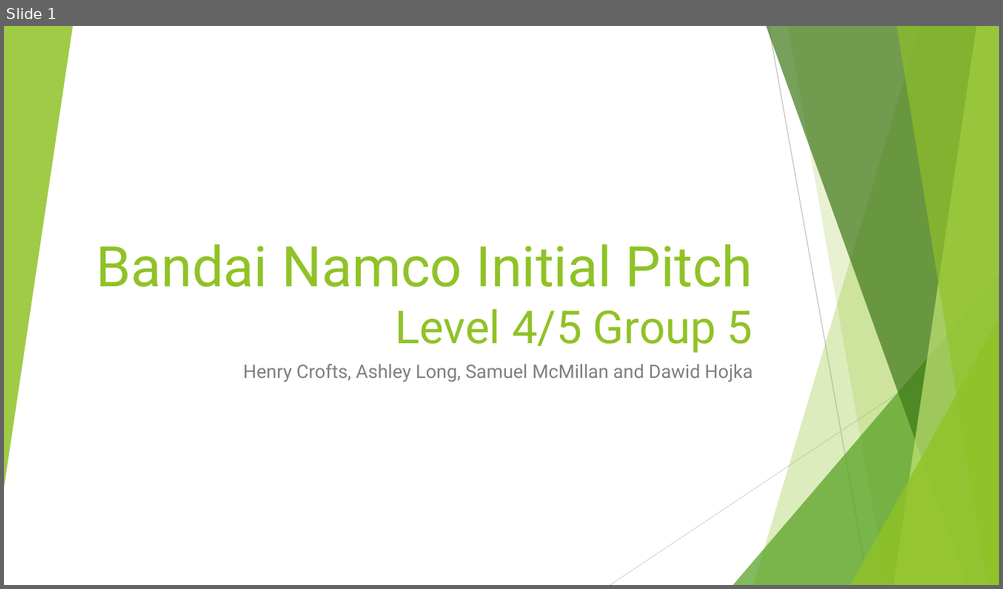
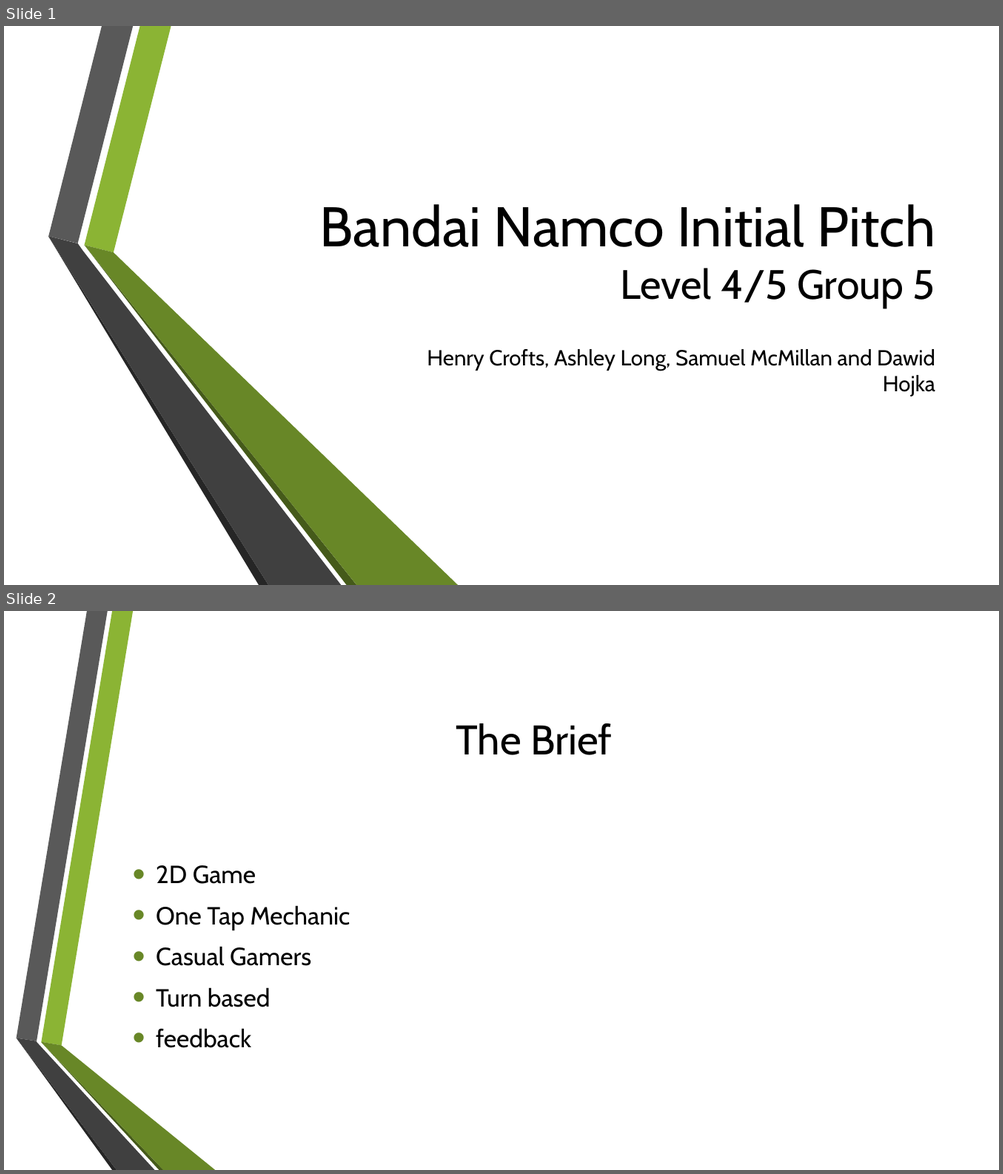
Before and after one commit to UoSGroupProjects1718/mgp-mpg-group-5, a slide deck: Management/Presentations/Initial presentation.pptx. Shown one above the other, each under a label of ours: slide 1 before the commit, slides 1 and 2 after it. The pictures are 1003x589 and 1003x1174 pixels, drawn with LibreOffice and Linux fonts; fonts in the diff are those of the drawing; background and template pictures are left out. Boxes give left, top, right and bottom in pixels: in the first picture for what was removed or moved away, otherwise in the second. Text is boxed around its words. In the diff, an @@ line names an element or a change of style, - is before the commit and + after.

Commit message:
Updated presentation
Henry

```diff
--- a/Management/Presentations/Initial presentation.pptx
+++ b/Management/Presentations/Initial presentation.pptx
@@ slide 2 added at [4,611,999,1170], background picture (left out) @@
@@ title added at [455,723,612,755], 40 pt, text #000000 @@
+The Brief
@@ text added at [156,866,350,1048], 24 pt, text #000000 @@
+• 2D Game
+• One Tap Mechanic
+• Casual Gamers
+• Turn based
+• feedback
@@ group added at [16,611,215,1170]: 6 freeform shapes @@
@@ slide 1 changed as well @@
@@ group removed at [4,26,999,585]: 8 freeform shapes, 2 lines @@
@@ title "Bandai Namco Initial Pitch Level ...": place and size @@
-title "Bandai Namco Initial Pitch Level ..." at [96,244,753,353]
+title "Bandai Namco Initial Pitch Level ..." at [320,204,935,308]
@@ title "Bandai Namco Initial Pitch Level ..." at [320,204,935,308]: size 44 to 39.6 pt in "Level 4/5 Group 5"; font Roboto to Cabin, text colour #90C226 to #000000 @@
@@ group added at [48,26,458,585]: 6 freeform shapes @@
@@ subtitle "Henry Crofts, Ashley Long, Samuel ...": place and size @@
-subtitle "Henry Crofts, Ashley Long, Samuel ..." at [243,364,753,383]
+subtitle "Henry Crofts, Ashley Long, Samuel ..." at [427,349,935,397]
@@ subtitle "Henry Crofts, Ashley Long, Samuel ..." at [427,349,935,397]: size 18 to 21 pt, font Roboto to Cabin, text colour #7F7F7F to #000000 @@
```
Also in this commit, not shown: 2 other slides changed, 6 other slides added, 8 slides removed, 1 other file.
